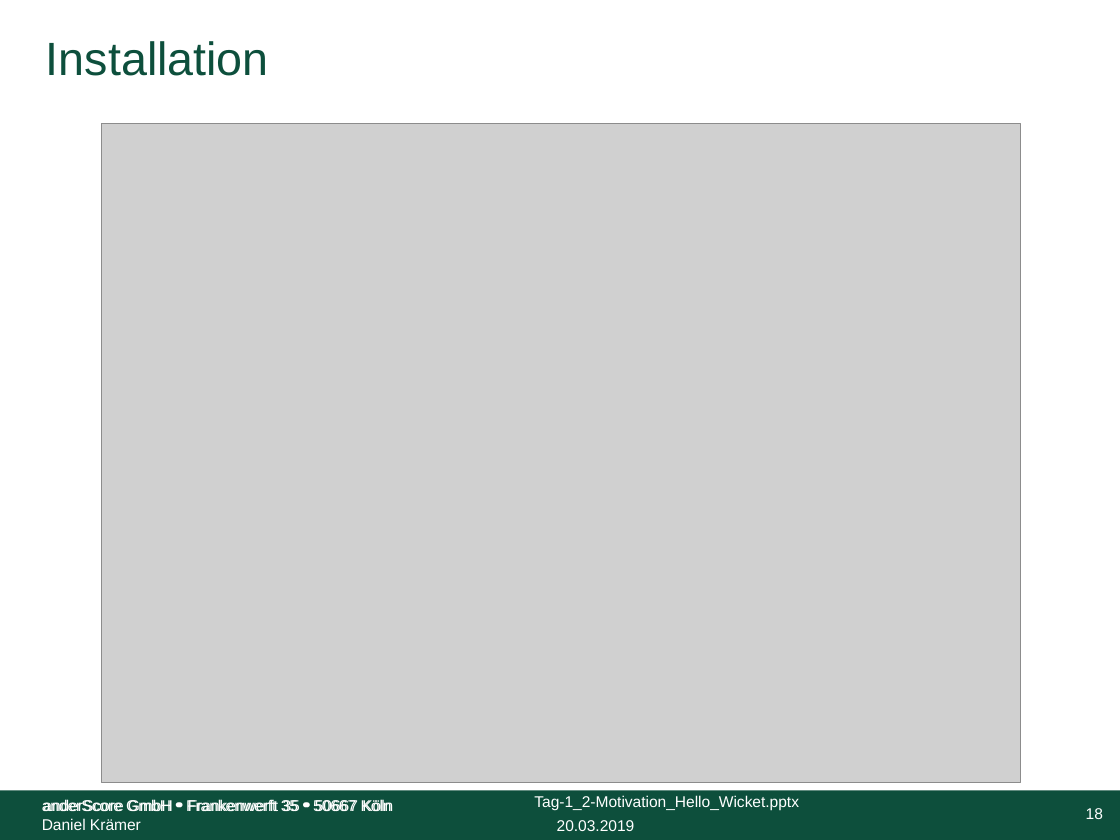
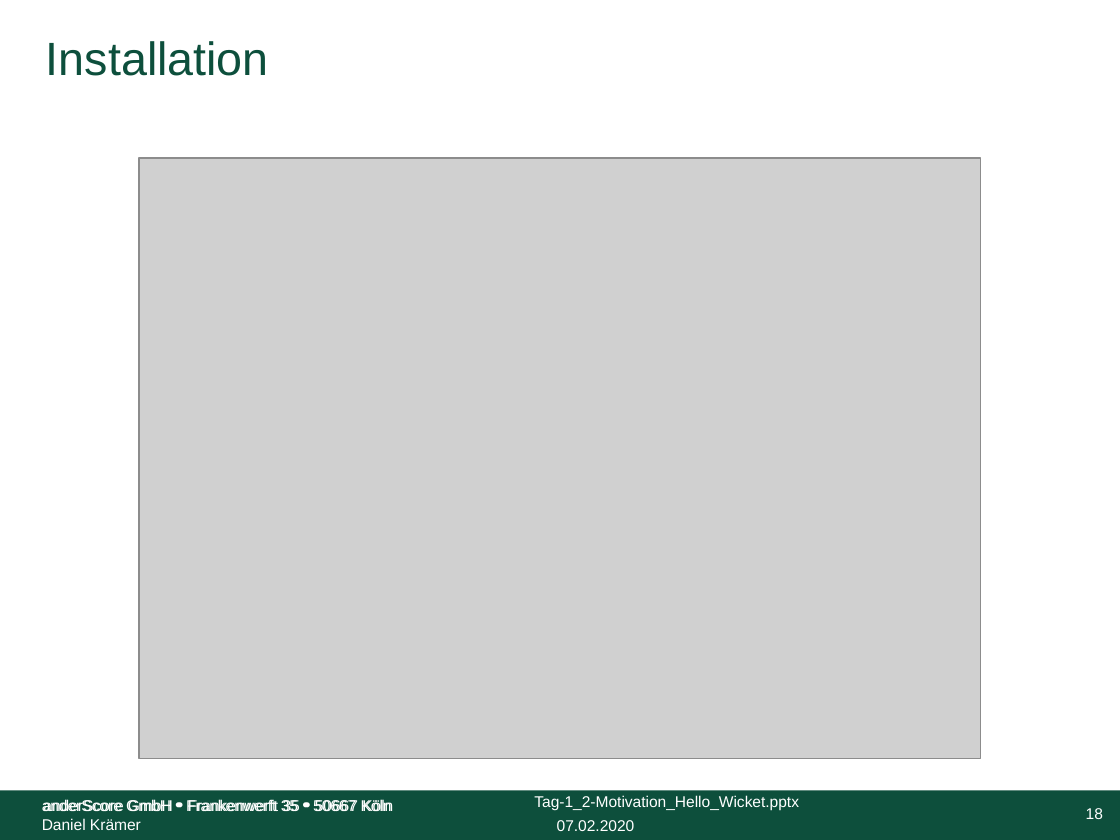
Before and after one commit to anderscore-gmbh/wicket-training, a slide deck: slide 18 of slides/Tag-1_2-Motivation_Hello_Wicket.pptx. Drawn at 1120x840 pixels with LibreOffice and Linux fonts; fonts in the diff are those of the drawing; grey boxes stand for pictures; background and template pictures are left out. Boxes give left, top, right and bottom in pixels: in the first picture for what was removed or moved away, otherwise in the second. Text is boxed around its words. In the diff, an @@ line names an element or a change of style, - is before the commit and + after.

```diff
--- a/slides/Tag-1_2-Motivation_Hello_Wicket.pptx
+++ b/slides/Tag-1_2-Motivation_Hello_Wicket.pptx
@@ picture: place and size @@
-picture at (102,123,1021,782)
+picture at (139,158,981,758)
@@ text at (557,820,635,831): text changed @@
-20.03.2019
+07.02.2020
```
Also in this commit, not shown: 24 other slides changed, 1 other file.
